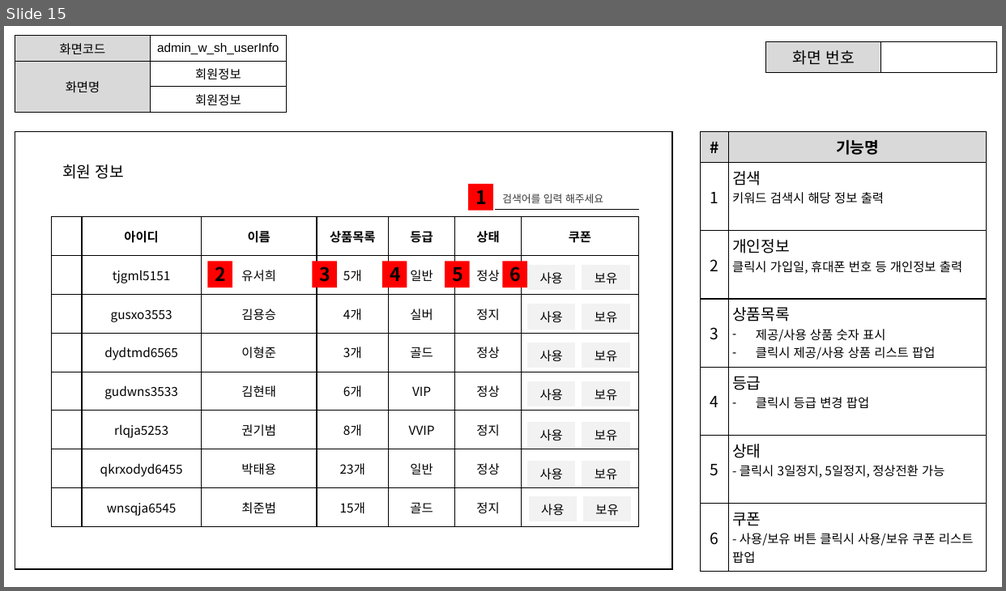
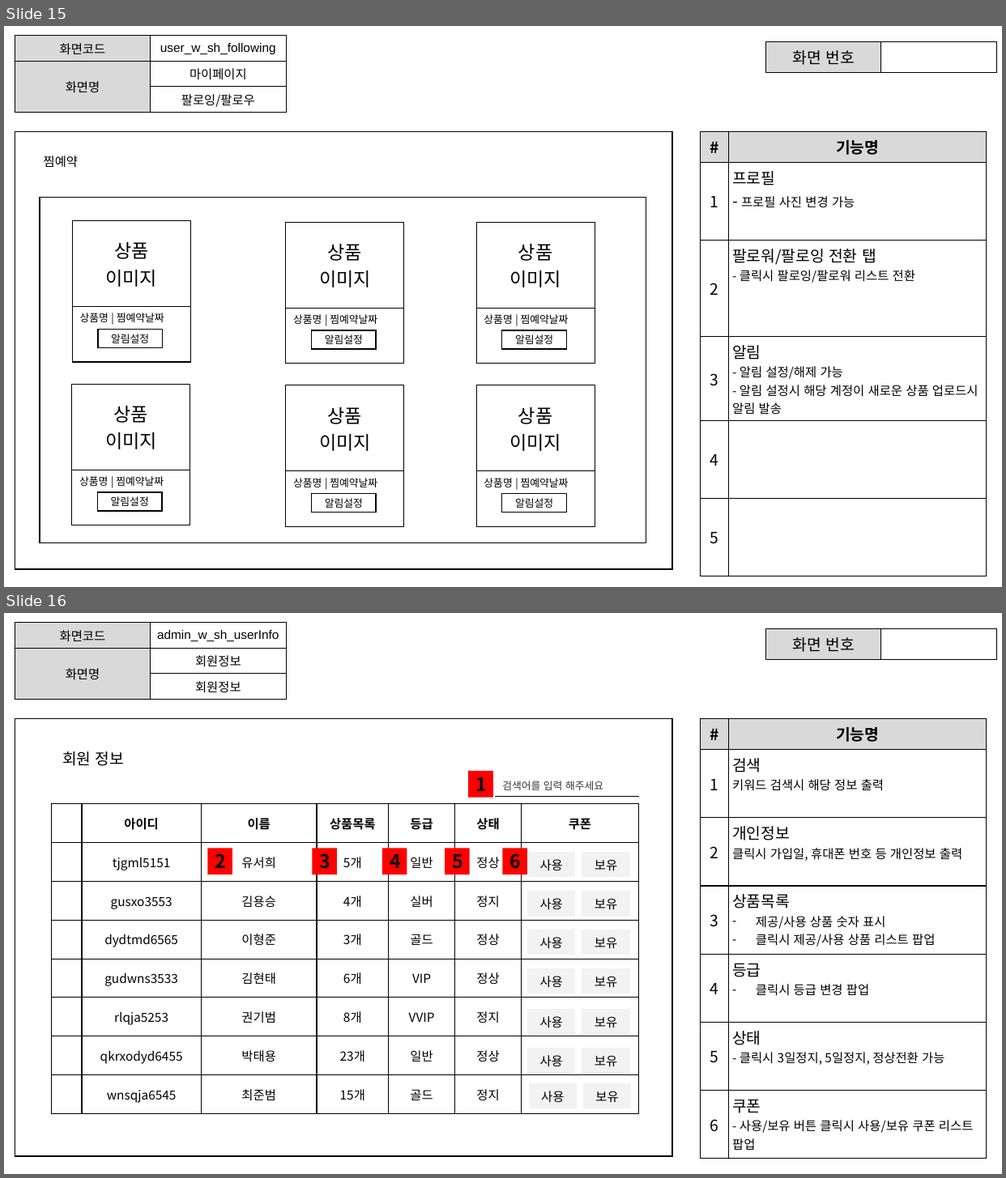
Before and after one commit to ezenteam2/RentalEquip, a slide deck: 0 발표용 파워포인트/project04 - 파워포인트 종합 - 서희.pptx. Shown one above the other, each under a label of ours: slide 15 before the commit, slides 15 and 16 after it. The pictures are 1006x591 and 1006x1178 pixels, drawn with LibreOffice and Linux fonts; fonts in the diff are those of the drawing; background and template pictures are left out. Boxes give left, top, right and bottom in pixels: in the first picture for what was removed or moved away, otherwise in the second. Text is boxed around its words. In the diff, an @@ line names an element or a change of style, - is before the commit and + after.

```diff
--- a/0 발표용 파워포인트/project04 - 파워포인트 종합 - 서희.pptx
+++ b/0 발표용 파워포인트/project04 - 파워포인트 종합 - 서희.pptx
@@ slide 15 added at (4,26,1002,587), background #FFFFFF @@
@@ table added at (15,36,286,110), 3 rows, 2 columns @@
+화면코드 | user_w_sh_following
+화면명 | 마이페이지
+ | 팔로잉/팔로우
@@ table added at (766,42,997,69), 1 rows, 2 columns @@
+화면 번호 | 
@@ rectangle added at (15,131,671,570), fill #FFFFFF, outline #000000 1 pt @@
@@ table added at (701,131,987,570), 6 rows, 2 columns @@
+# | 기능명
+1 | 프로필 / - 프로필 사진 변경 가능
+2 | 팔로워/팔로잉 전환 탭 / - 클릭시 팔로잉/팔로워 리스트 전환
+3 | 알림 / - 알림 설정/해제 가능 / - 알림 설정시 해당 계정이 새로운 상품 업로드시 알림 발송
+4 | 
+5 | 
@@ rectangle added at (40,148,132,176), fill #FFFFFF, outline #FFFFFF 1 pt, 12 pt, text #000000 @@
+찜예약
@@ rectangle added at (40,198,646,544), fill #FFFFFF, outline #000000 1 pt @@
@@ table added at (72,220,190,354), 2 rows, 1 columns @@
+상품 / 이미지
+상품명 | 찜예약날짜
@@ table added at (286,222,404,356), 2 rows, 1 columns @@
+상품 / 이미지
+상품명 | 찜예약날짜
@@ table added at (476,222,594,356), 2 rows, 1 columns @@
+상품 / 이미지
+상품명 | 찜예약날짜
@@ rectangle added at (98,329,162,348), fill #FFFFFF, outline #000000 1 pt, 10 pt, text #000000 @@
+알림설정
@@ rectangle added at (312,331,376,349), fill #FFFFFF, outline #000000 1 pt, 10 pt, text #000000 @@
+알림설정
@@ rectangle added at (502,331,566,349), fill #FFFFFF, outline #000000 1 pt, 10 pt, text #000000 @@
+알림설정
@@ table added at (72,385,190,518), 2 rows, 1 columns @@
+상품 / 이미지
+상품명 | 찜예약날짜
@@ table added at (286,386,404,518), 2 rows, 1 columns @@
+상품 / 이미지
+상품명 | 찜예약날짜
@@ table added at (476,386,594,518), 2 rows, 1 columns @@
+상품 / 이미지
+상품명 | 찜예약날짜
@@ rectangle added at (98,493,162,511), fill #FFFFFF, outline #000000 1 pt, 10 pt, text #000000 @@
+알림설정
@@ rectangle added at (312,494,376,513), fill #FFFFFF, outline #000000 1 pt, 10 pt, text #000000 @@
+알림설정
@@ rectangle added at (502,494,566,513), fill #FFFFFF, outline #000000 1 pt, 10 pt, text #000000 @@
+알림설정
@@ what was slide 15 is now slide 16 @@
```
Also in this commit, not shown: 1 slide changed, 6 other files.
